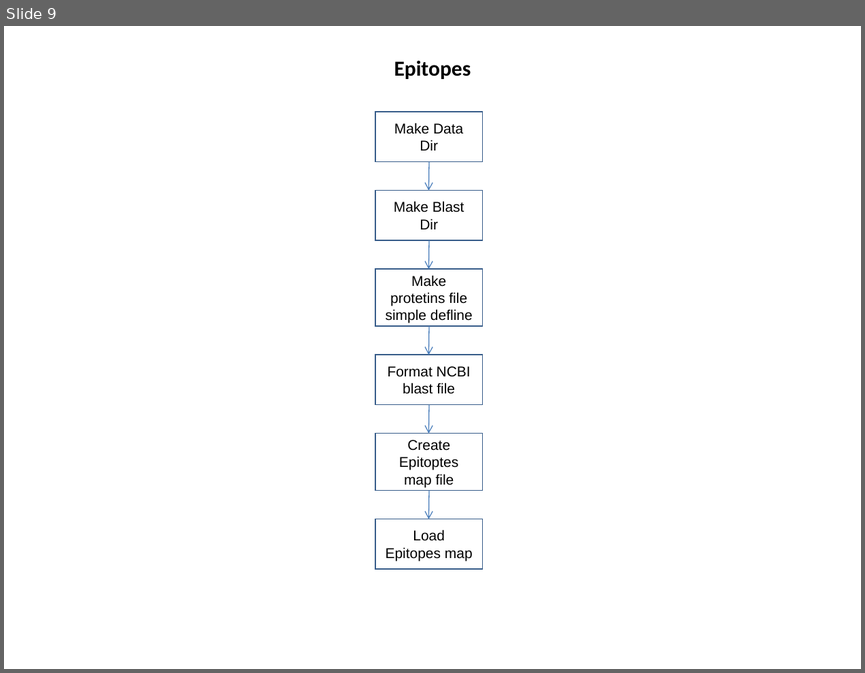
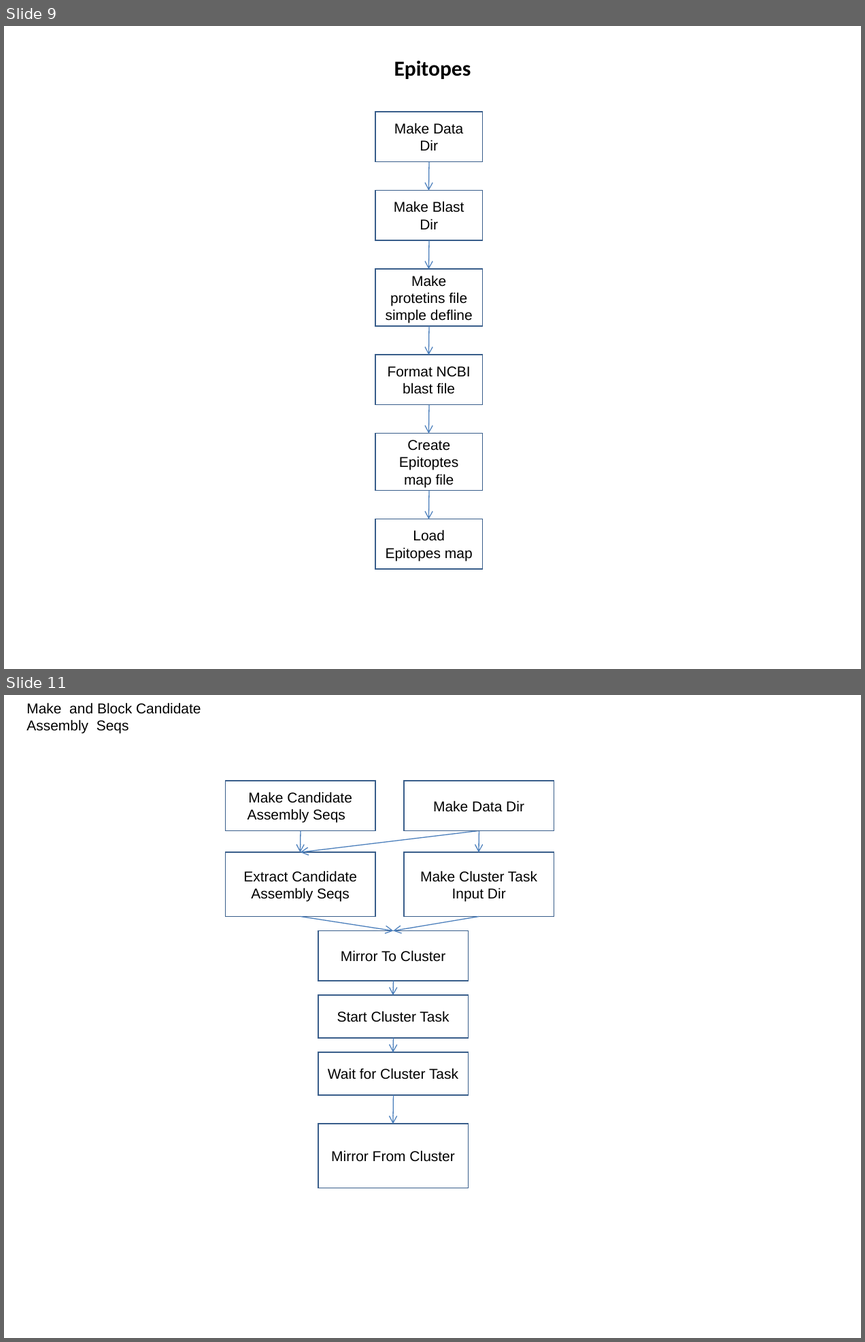
Before and after one commit to VEuPathDB/ApiCommonData, a slide deck: Load/doc/workflow/AnalysisWorkflow.ppt. Shown one above the other, each under a label of ours: slide 9 before the commit, slides 9 and 11 after it; the slides between them are not shown. The pictures are 865x673 and 865x1342 pixels, drawn with LibreOffice and Linux fonts; fonts in the diff are those of the drawing. Boxes give left, top, right and bottom in pixels: in the first picture for what was removed or moved away, otherwise in the second. Text is boxed around its words. In the diff, an @@ line names an element or a change of style, - is before the commit and + after.

```diff
--- a/Load/doc/workflow/AnalysisWorkflow.ppt
+++ b/Load/doc/workflow/AnalysisWorkflow.ppt
@@ slide 11 added at (4, 695, 861, 1338), background #FFFFFF @@
@@ text added at (26, 702, 201, 734), 12 pt, text #000000 @@
+Make and Block Candidate Assembly Seqs
@@ rectangle added at (225, 781, 375, 830), outline #385D8A 0.99 pt, 12 pt, text #000000 @@
+Make Candidate Assembly Seqs
@@ rectangle added at (404, 781, 554, 830), outline #385D8A 0.99 pt, 12 pt, text #000000 @@
+Make Data Dir
@@ arrow added from (479, 830) to (300, 852), #4A7EBB 0.74 pt @@
@@ arrow added from (300, 830) to (300, 853), #4A7EBB 0.74 pt @@
@@ arrow added from (479, 830) to (479, 853), #4A7EBB 0.74 pt @@
@@ rectangle added at (225, 852, 375, 916), outline #385D8A 0.99 pt, 12 pt, text #000000 @@
+Extract Candidate Assembly Seqs
@@ rectangle added at (404, 852, 554, 916), outline #385D8A 0.99 pt, 12 pt, text #000000 @@
+Make Cluster Task Input Dir
@@ arrow added from (300, 916) to (393, 930), #4A7EBB 0.74 pt @@
@@ arrow added from (479, 916) to (393, 930), #4A7EBB 0.74 pt @@
@@ rectangle added at (318, 930, 468, 981), outline #385D8A 0.99 pt, 12 pt, text #000000 @@
+Mirror To Cluster
@@ rectangle added at (318, 995, 468, 1038), outline #385D8A 0.99 pt, 12 pt, text #000000 @@
+Start Cluster Task
@@ arrow added from (393, 981) to (393, 995), #4A7EBB 0.74 pt @@
@@ arrow added from (393, 1038) to (393, 1052), #4A7EBB 0.74 pt @@
@@ rectangle added at (318, 1052, 468, 1095), outline #385D8A 0.99 pt, 12 pt, text #000000 @@
+Wait for Cluster Task
@@ arrow added from (393, 1095) to (393, 1123), #4A7EBB 0.74 pt @@
@@ rectangle added at (318, 1123, 468, 1187), outline #385D8A 0.99 pt, 12 pt, text #000000 @@
+Mirror From Cluster
```
Also in this commit, not shown: 7 slides changed, 3 other slides added, 2 slides removed, 11 other files.
